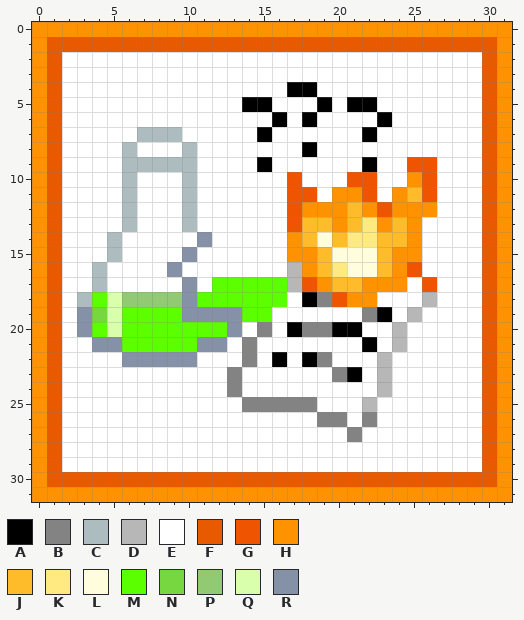
Two versions of one pixel-art sprite, Pictures/Scientific Illiteracy.png. The first picture shows the starting point.
The file is 64x64 pixels, drawn in blocks of 2x2; one block is one cell here. Colours within 5 levels of each other are drawn and written as one.
Palette (. is transparent): A #000000  B #838383  C #adbdbf  D #b7b7b7  E #ffffff  F #e85a00  G #ef5500  H #ff9200  J #ffbc2a  K #ffea81  L #fffddc  M #5cff00  N #77d741  P #91ca72  Q #d9ffac  R #8491a6
Pixels before, first column x 0:
 0 HHHHHHHHHHHHHHHHHHHHHHHHHHHHHHHH
 1 HFFFFFFFFFFFFFFFFFFFFFFFFFFFFFFH
 2 HFEEEEEEEEEEEEEEEEEEEEEEEEEEEEFH
 3 HFEEEEEEEEEEEEEEEEEEEEEEEEEEEEFH
 4 HFEEEEEEEEEEEEEEEAAEEEEEEEEEEEFH
 5 HFEEEEEEEEEEEEAAEEEAEAAEEEEEEEFH
 6 HFEEEEEEEEEEEEEEAEAEEEEAEEEEEEFH
 7 HFEEEEECCCEEEEEAEEEEEEAEEEEEEEFH
 8 HFEEEECEEECEEEEEEEAEEEEEEEEEEEFH
 9 HFEEEECCCCCEEEEAEEEEEEAEEGGEEEFH
10 HFEEEECEEECEEEEEEGEEEGGEEHGEEEFH
11 HFEEEECEEECEEEEEEGGEHHGEHJGEEEFH
12 HFEEEECEEECEEEEEEGHHHJHGHHHEEEFH
13 HFEEEECEEECEEEEEEGJJHJKHJHEEEEFH
14 HFEEECEEEEEREEEEEHJLJKKJJHEEEEFH
15 HFEEECEEEEREEEEEEHHJLLLJHHEEEEFH
16 HFEECEEEEREEEEEEEDHJKLLJHGEEEEFH
17 HFEECEEEEEREMMMMMDGHJJHHHEGEEEFH
18 HFECMQPPPPRMMMMMMEABGHHEEEDEEEFH
19 HFERNQMMMMRRRRMMEEEEEEBAEDEEEEFH
20 HFERMQMMMMMMMREBEABBAAEEDEEEEEFH
21 HFEERRMMMMMRREBEEEEEEEAEDEEEEEFH
22 HFEEEERRRRREEEBEAEABEEEDEEEEEEFH
23 HFEEEEEEEEEEEBEEEEEEBAEDEEEEEEFH
24 HFEEEEEEEEEEEBEEEEEEEEEDEEEEEEFH
25 HFEEEEEEEEEEEEBBBBBEEEDEEEEEEEFH
26 HFEEEEEEEEEEEEEEEEEBBEBEEEEEEEFH
27 HFEEEEEEEEEEEEEEEEEEEBEEEEEEEEFH
28 HFEEEEEEEEEEEEEEEEEEEEEEEEEEEEFH
29 HFEEEEEEEEEEEEEEEEEEEEEEEEEEEEFH
30 HFFFFFFFFFFFFFFFFFFFFFFFFFFFFFFH
31 HHHHHHHHHHHHHHHHHHHHHHHHHHHHHHHH
After:
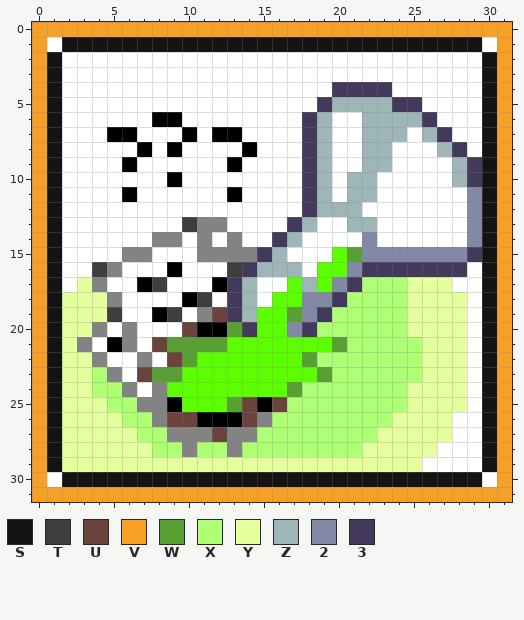
Colours new in this view: S #131313  T #3e3e3e  U #6a443b  V #f7a028  W #58a033  X #aeff74  Y #e4ff9d  Z #9fb6b9  2 #8289a4  3 #43395a
Diff:
Changed rows in their new state; - is an unchanged pixel.
first column x 0:
 0 VVVVVVVVVVVVVVVVVVVVVVVVVVVVVVVV
 1 VESSSSSSSSSSSSSSSSSSSSSSSSSSSSEV
 2 VS----------------------------SV
 3 VS----------------------------SV
 4 VS---------------EE-3333------SV
 5 VS------------EE---3ZZZZ33----SV
 6 VS------AA------E-3Z--ZZZZ3---SV
 7 VS---AAEEEA-AA-E--3Z--ZZZ-Z3--SV
 8 VS----EA-AE---A---3Z--ZZ---Z3-SV
 9 VS----AEEEE--A-E--3Z--ZZ-EE-Z3SV
10 VS----E--AE------E3Z-ZZ--EE-Z3SV
11 VS----A---E--A---E3ZEZZ-EEE--2SV
12 VS----E---E------E3ZZZEEEEE--2SV
13 VS----E---TBB----3ZEEZZEEE---2SV
14 VS---E--BB-B-B--3ZEEEE2EEE---2SV
15 VS---EBB--EBBBB3ZEEEMW22222223SV
16 VS--TB---A---T3ZZZEMM23333333-SV
17 VS-YB--AT-E-A3ZEEMZM23XXXYYY--SV
18 VSYYYBEEEEATE3ZE-M223XXXXYYYY-SV
19 VSYYYTEEATEBU3Z-MW23XXXXXYYYY-SV
20 VSYYBEBEEEUAAW3MM23XXXXXXYYYY-SV
21 VSYBEABEUWWWWMMMMMMMWXXXXXYYY-SV
22 VSYYB-EBEUWMMMMMMMWXXXXXXXYYY-SV
23 VSYYXB-UWWMMMMMMMMMWXXXXXXYYY-SV
24 VSYYXXB-BMMMMMMMMWXXXXXXXYYYY-SV
25 VSYYYXXBBAMMMWUAUXXXXXXXXYYYY-SV
26 VSYYYYXXBUUAAAUBXXXXXXXXYYYY--SV
27 VSYYYYYXXBBBUBBXXXXXXXXYYYYY--SV
28 VSYYYYYYXXBXXBXXXXXXXXYYYYY---SV
29 VSYYYYYYYYYYYYYYYYYYYYYYYY----SV
30 VESSSSSSSSSSSSSSSSSSSSSSSSSSSSEV
31 VVVVVVVVVVVVVVVVVVVVVVVVVVVVVVVV
Pixel boxes of the changes (left, top, right, bottom) in both pictures:
changed: (32, 22, 512, 502)
